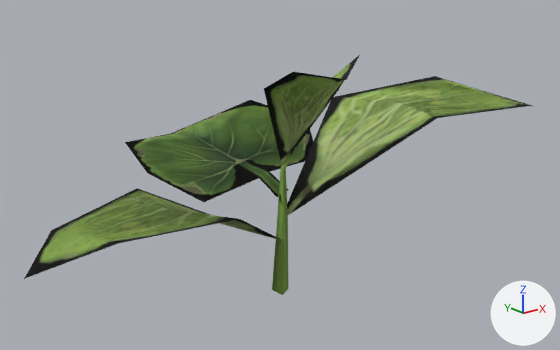
Before and after pictures for a commit that changed the glTF model models/plants/plant_pumpkin_S1.gltf.
Both versions are drawn from a camera (50 mm lens) standing at (-0.309, -0.385, 0.229) and looking at (0.016, 0.021, 0.067). Every picture has the same lights, and +X, +Y and +Z are marked at lower right. Where no turn or scale is listed for an object, it has been applied to the vertices.

In view in the first picture: 'plant_pumpkin_S1'.
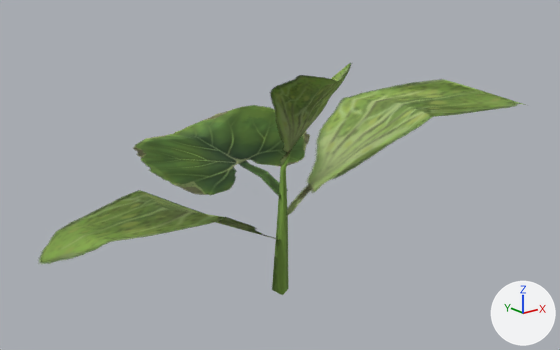
Patch to the scene script:
```diff
--- a/models/plants/plant_pumpkin_S1.gltf.py
+++ b/models/plants/plant_pumpkin_S1.gltf.py
@@ mat_plant_pumpkin @@
+mat_plant_pumpkin = principled_material('Plant_Pumpkin')
+mat_plant_pumpkin.texture = img_pumpkin_base_diffusecolor_texture  # with its transparency
+mat_plant_pumpkin.roughness = 1.0
@@ me_scene_005 @@
 me_scene_005.from_pydata(...)  # 84 vertices, 89 faces; spans x -0.17..0.189, y -0.088..0.149, z -0.01..0.161
-me_scene_005.materials.append(mat_plant_pumpkin_004)  # picture img_pumpkin_base_diffusecolor_texture
+me_scene_005.materials.append(mat_plant_pumpkin)  # picture img_pumpkin_base_diffusecolor_texture
```

Pixel boxes [x1, y1, x2, y2] of what changed, in the pictures (560 x 350 px):
'plant_pumpkin_S1', recoloured: [24, 55, 532, 279] in both
